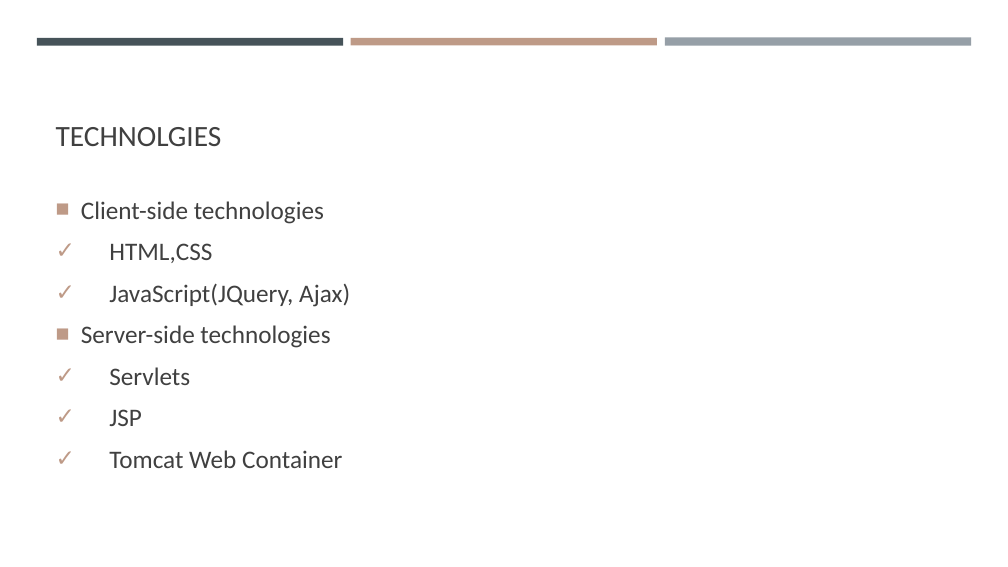
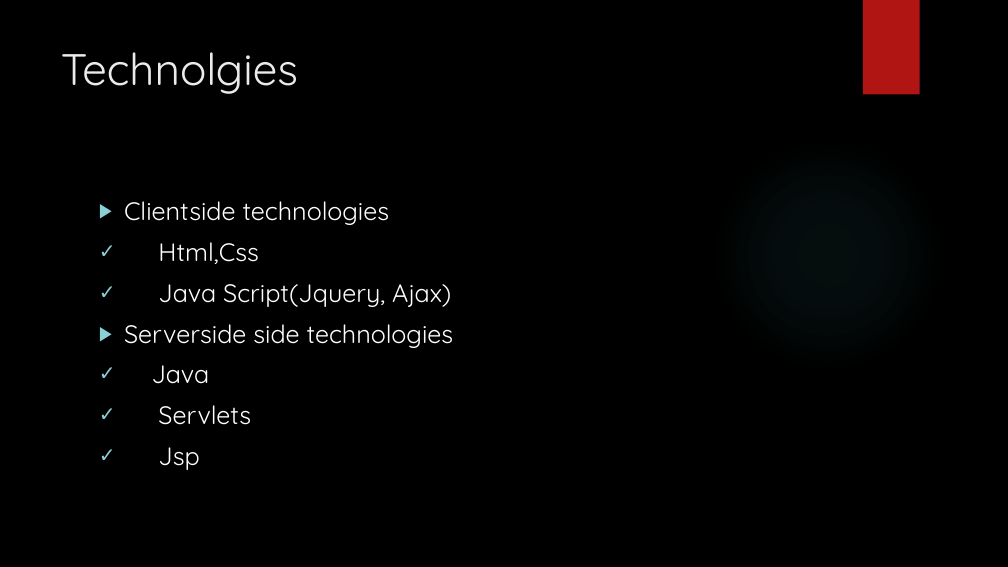
Before and after one commit to Gebrealief/final-wap-project, a slide deck: slide 4 of Wap presentation.pptx. Drawn at 1008x567 pixels with LibreOffice and Linux fonts; fonts in the diff are those of the drawing; background and template pictures are left out. Boxes give left, top, right and bottom in pixels: in the first picture for what was removed or moved away, otherwise in the second. Text is boxed around its words. In the diff, an @@ line names an element or a change of style, - is before the commit and + after.

Commit message:
final presentation

```diff
--- a/Wap presentation.pptx
+++ b/Wap presentation.pptx
@@ background #FFFFFF to picture (left out) @@
@@ rectangle added at (863,0,920,95), fill #B01513 @@
@@ rectangle removed at (37,38,343,45) @@
@@ title "Technolgies" at (61,52,298,94): vertical alignment bottom to top @@
@@ title at (61,52,298,94): text changed; size 28 to 42 pt; font Calibri to Quicksand; text colour #404040 to #EBEBEB @@
-TECHNOLGIES
+Technolgies
@@ rectangle removed at (351,38,657,45) @@
@@ rectangle removed at (665,38,971,46) @@
@@ ellipse added at (712,138,944,371), fill gradient #50B9C1 @@
@@ text "Clientside technologies": place and size @@
-text "Clientside technologies" at (81,201,350,468)
+text "Clientside technologies" at (124,201,454,470)
@@ text at (124,201,454,384): text changed; font Calibri to Quicksand; text colour #404040 to #FFFFFF @@
-■ Client-side technologies
-✓ HTML,CSS
-✓ JavaScript(JQuery, Ajax)
-■ Server-side technologies
+▶ Clientside technologies
+✓ Html,Css
+✓ Java Script(Jquery, Ajax)
+▶ Serverside side technologies
+✓ Java
@@ text at (158,405,251,425): font Calibri to Quicksand, text colour #404040 to #FFFFFF in "Servlets"; bullet colour #BE9A87 to #8AD0D6 @@
@@ text at (158,447,199,470): text changed; font Calibri to Quicksand; text colour #404040 to #FFFFFF @@
-✓ JSP
-✓ Tomcat Web Container
+✓ Jsp
```
Also in this commit, not shown: 9 other slides changed, 3 slides added, 2 slides removed, 25 other files.
